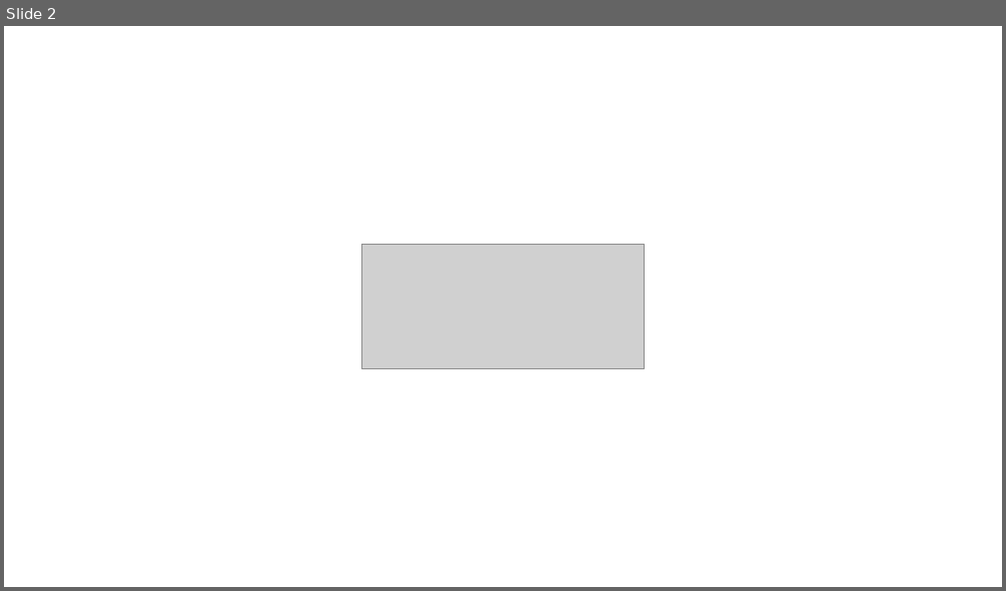
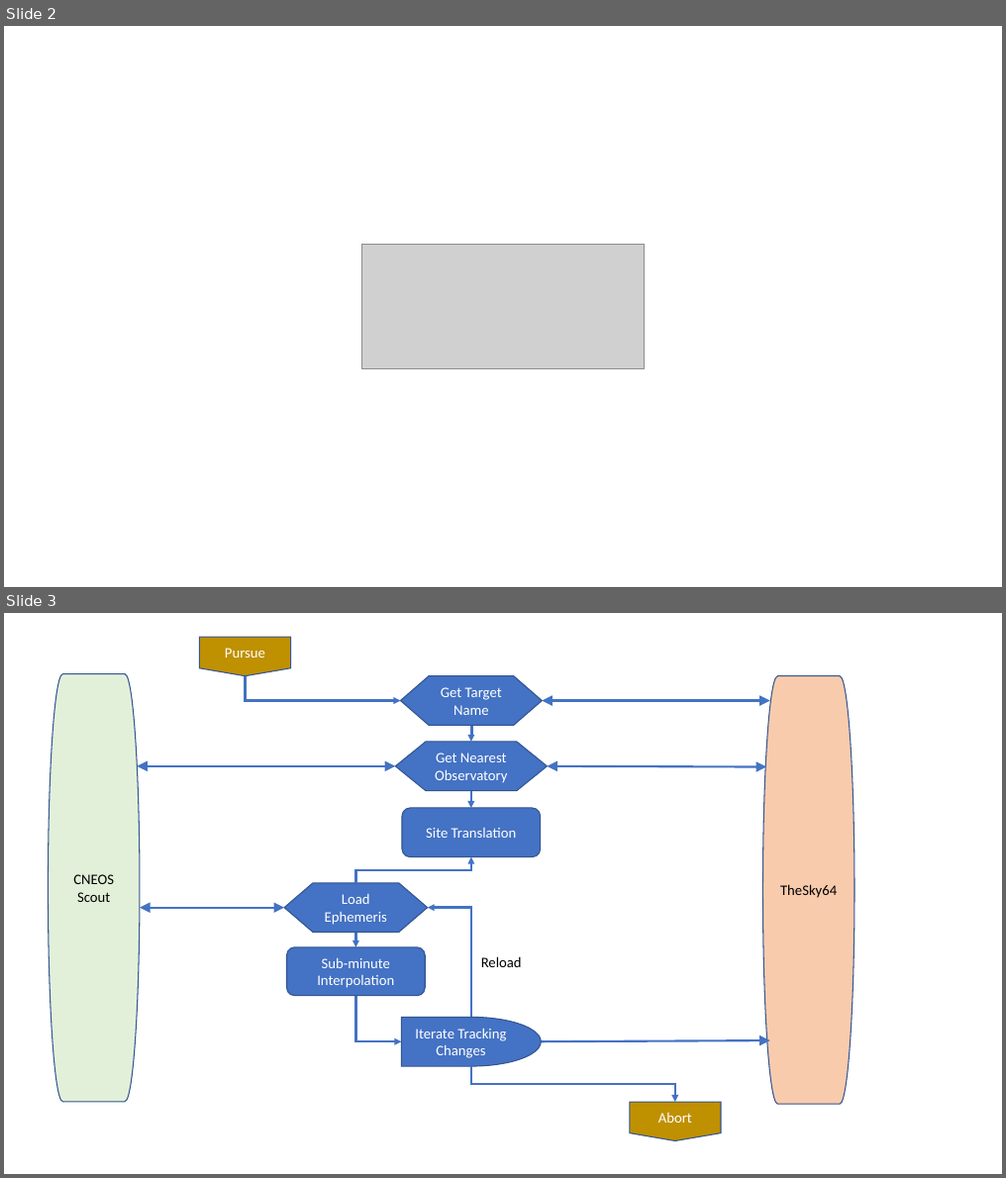
Before and after one commit to rrskybox/Hot-Pursuit, a slide deck: Hot Pursuit/IPS.pptx. Shown one above the other, each under a label of ours: slide 2 before the commit, slides 2 and 3 after it. The pictures are 1006x591 and 1006x1178 pixels, drawn with LibreOffice and Linux fonts; fonts in the diff are those of the drawing; grey boxes stand for pictures. Boxes give left, top, right and bottom in pixels: in the first picture for what was removed or moved away, otherwise in the second. Text is boxed around its words. In the diff, an @@ line names an element or a change of style, - is before the commit and + after.

Commit message:
Revised Ephemeris Correction algo in Observatory.cs

```diff
--- a/Hot Pursuit/IPS.pptx
+++ b/Hot Pursuit/IPS.pptx
@@ slide 3 added at [4,613,1002,1174], background #FFFFFF @@
@@ flow chart offpage connector added at [199,637,291,676], fill #BF9000, outline #325491 1 pt, 14 pt, text #FFFFFF @@
+Pursue
@@ pill shape added at [49,674,140,1103], fill #E2F0D9, outline #325491 1 pt, 14 pt, text #000000 @@
+CNEOS
+Scout
@@ elbow arrow added from (245, 676) to (401, 700), #4472C4 2.25 pt @@
@@ flow chart preparation added at [401,676,543,725], fill #4472C4, outline #325491 1 pt, 14 pt, text #FFFFFF @@
+Get Target Name
@@ double arrow added from (770, 700) to (543, 700), #4472C4 2 pt @@
@@ pill shape added at [763,676,854,1104], fill #F8CBAD, outline #325491 1 pt, 14 pt, text #000000 @@
+TheSky64
@@ elbow arrow added from (472, 726) to (471, 742), #4472C4 2.25 pt @@
@@ flow chart preparation added at [395,742,548,791], fill #4472C4, outline #325491 1 pt, 14 pt, text #FFFFFF @@
+Get Nearest Observatory
@@ double arrow added from (395, 766) to (138, 766), #4472C4 2 pt @@
@@ double arrow added from (767, 767) to (547, 766), #4472C4 2 pt @@
@@ rounded rectangle added at [402,808,541,858], fill #4472C4, outline #325491 1 pt, 14 pt, text #FFFFFF @@
+Site Translation
@@ elbow arrow added from (471, 791) to (471, 808), #4472C4 2.25 pt @@
@@ elbow arrow added from (355, 883) to (471, 858), #4472C4 2.25 pt @@
@@ double arrow added from (284, 908) to (140, 908), #4472C4 2 pt @@
@@ flow chart preparation added at [284,883,427,933], fill #4472C4, outline #325491 1 pt, 14 pt, text #FFFFFF @@
+Load Ephemeris
@@ elbow arrow added from (471, 1017) to (428, 908), #4472C4 2.25 pt @@
@@ elbow arrow added from (355, 933) to (355, 948), #4472C4 2.25 pt @@
@@ rounded rectangle added at [287,948,426,996], fill #4472C4, outline #325491 1 pt, 14 pt, text #FFFFFF @@
+Sub-minute Interpolation
@@ text added at [481,957,522,967], 14 pt, text #000000 @@
+Reload
@@ elbow arrow added from (355, 996) to (402, 1042), #4472C4 2.25 pt @@
@@ flow chart delay added at [402,1017,541,1066], fill #4472C4, outline #325491 1 pt, 14 pt, text #FFFFFF @@
+Iterate Tracking Changes
@@ arrow added from (541, 1042) to (770, 1042), #4472C4 2 pt @@
@@ elbow arrow added from (471, 1066) to (675, 1102), #4472C4 2.25 pt @@
@@ flow chart offpage connector added at [630,1102,721,1141], fill #BF9000, outline #325491 1 pt, 14 pt, text #FFFFFF @@
+Abort
```
Also in this commit, not shown: 1 slide changed, 1 other slide added, 14 other files.
